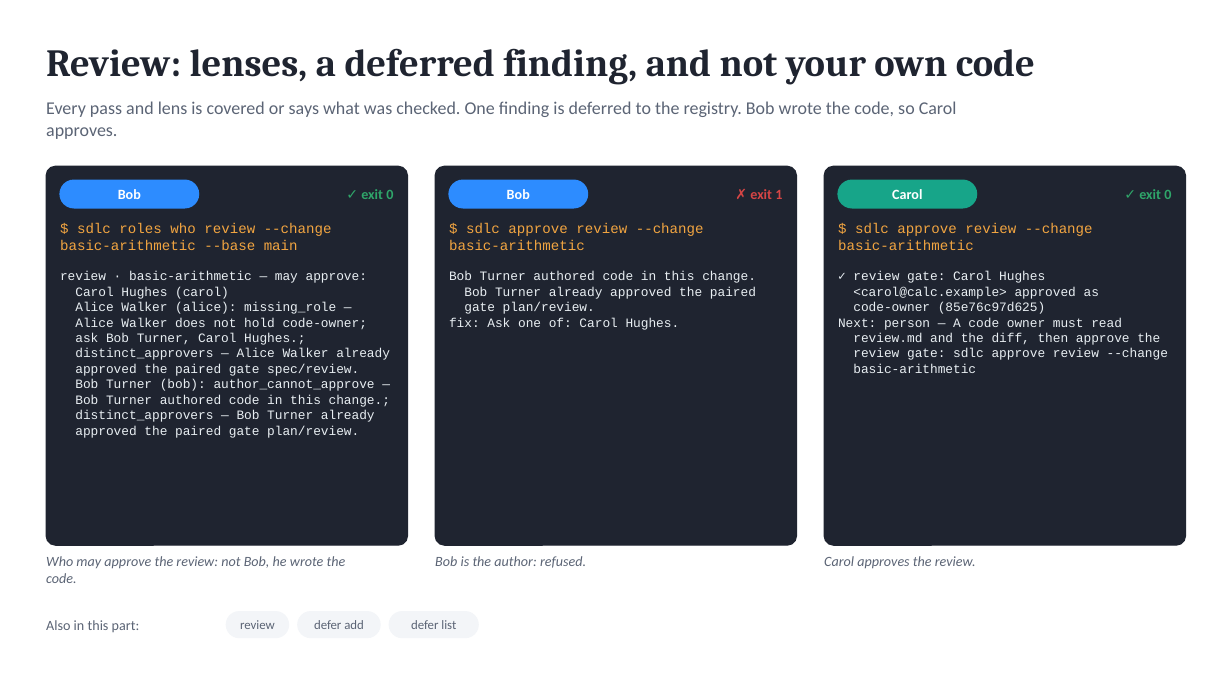
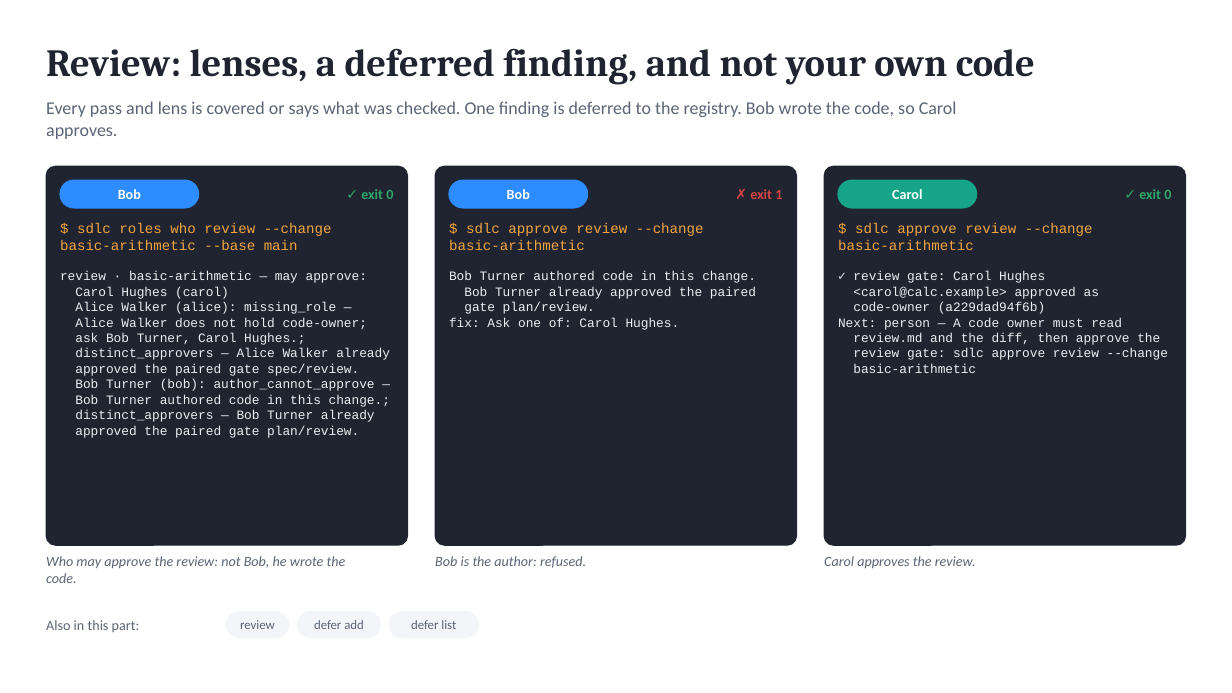
Before and after one commit to marin-ai-tech/sdlc, a slide deck: slide 12 of docs/demo/sdlc-calculator-demo.en.pptx. Drawn at 1232x693 pixels with LibreOffice and Linux fonts; fonts in the diff are those of the drawing. Boxes give left, top, right and bottom in pixels: in the first picture for what was removed or moved away, otherwise in the second. Text is boxed around its words. In the diff, an @@ line names an element or a change of style, - is before the commit and + after.

```diff
--- a/docs/demo/sdlc-calculator-demo.en.pptx
+++ b/docs/demo/sdlc-calculator-demo.en.pptx
@@ text at bbox=[853, 302, 1045, 314]: text changed @@
-code-owner (85e76c97d625)
+code-owner (a229dad94f6b)
```
Also in this commit, not shown: 3 other slides changed, 35 other files.
